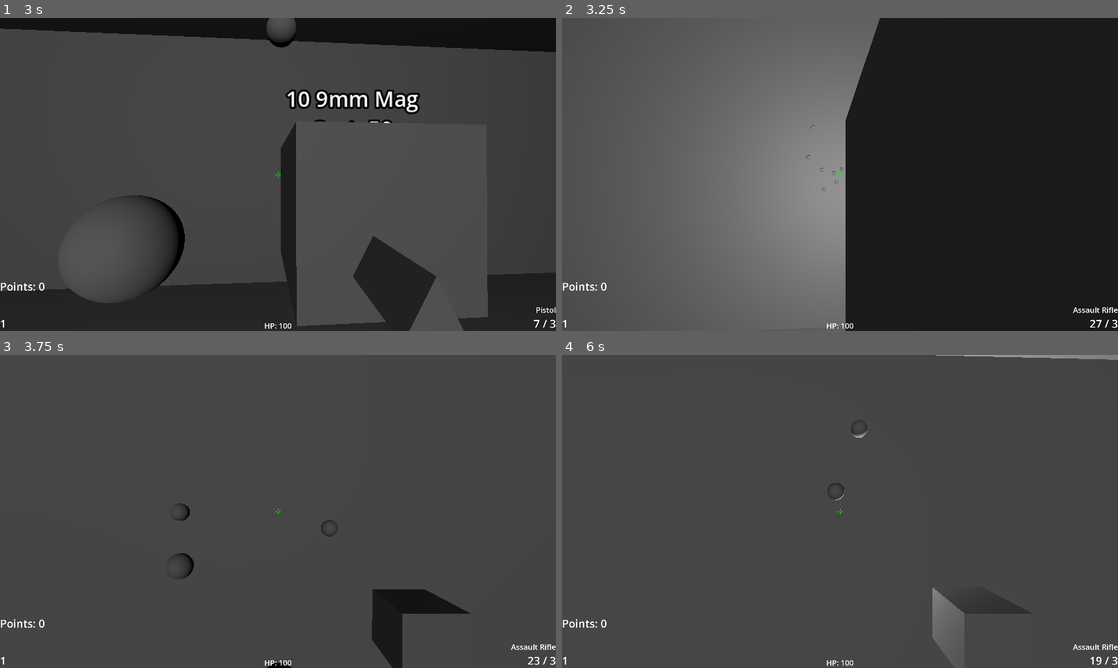
Above: before the commit, frames 1-4 (two rows, left to right).
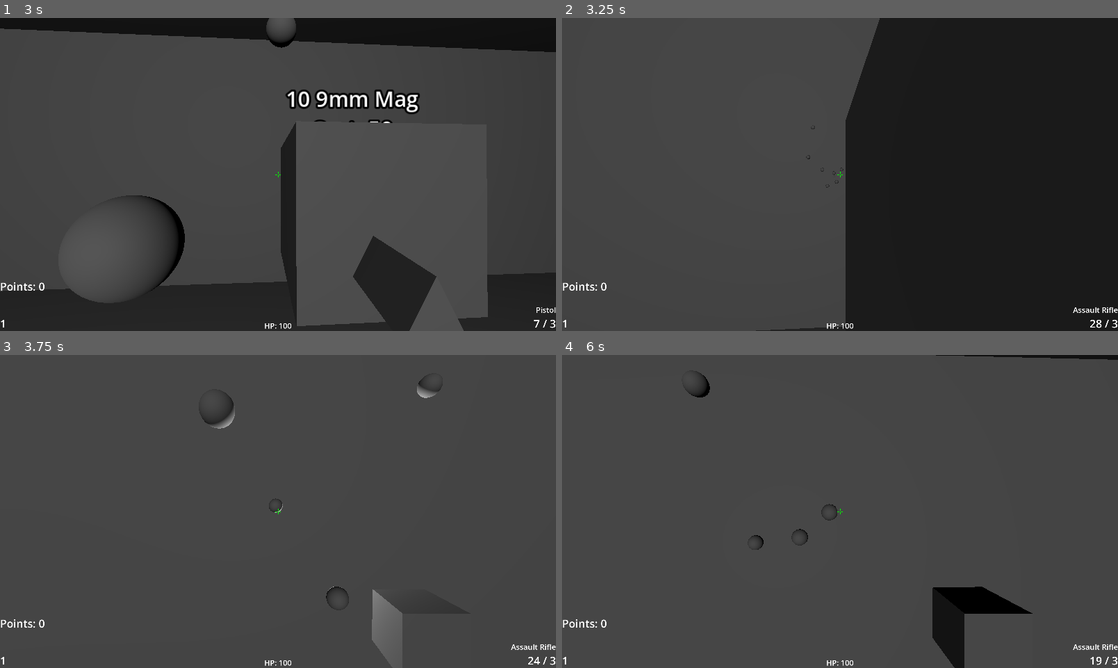
Above: after the commit, the same moments.

Repository: jarodarte/project-simba
Game: Godot game, scene res://game_start.tscn
Two runs of this game, one before a commit and one after it. Both use one fixed random seed, a clock stepped at 60 frames per second and the inputs below. Sound files missing from this copy of the repository are replaced by a short silence.
Inputs (mouse positions are in pixels of both pictures, inside the frame that each line leads up to):
- Up to frame 1 (3 s): click "Play" at 0.5 s; tap Enter at 1.25 s; move the mouse to (305, 174) at 1.27 s; hold Mouse wheel up (next_weapon) 1.28-2.03 s; hold W (forward) from 1.28 s (still down); click (305, 174) at 1.42 s; tap Space (jump) at 1.52, 2.27 s; tap Mouse wheel down (prev_weapon) at 1.55, 2.1 s; move the mouse to (250, 174) at 2.02 s; click (250, 174) at 2.3 s; move the mouse to (289, 168) at 2.77 s; press the mouse at (289, 168) at 2.78 s
- Up to frame 2 (3.25 s): keep holding W (forward); tap Mouse wheel up (next_weapon) at 3.05 s
- Up to frame 3 (3.75 s): keep holding W (forward); move the mouse to (272, 517) at 3.52 s; release the mouse at (272, 517) at 3.53 s; tap E (interact) at 3.6 s; click (272, 517) at 3.67 s
- Up to frame 4 (6 s): keep holding W (forward); tap Space (jump) at 3.77, 4.25, 4.52, 5.27 s; tap Mouse wheel down (prev_weapon) at 3.8, 5.1 s; move the mouse to (878, 514) at 4.27 s; hold Mouse wheel up (next_weapon) 4.28-5.03 s; click (878, 514) at 4.55 s; tap R (reload) at 4.9 s; move the mouse to (795, 508) at 5.02 s; tap Mouse wheel up (next_weapon) at 5.3 s; move the mouse to (845, 511) at 5.77 s; press the mouse at (845, 511) at 5.78 s

Frame 1 is identical in both runs. In frame 2, 31% of the frame differs, in the area x 15-98%, y 0-100%; in frame 3, 2.3%; in frame 4, 2.5%.

Commit message:
burst fire
add configuration of a burst fire mode in WeaponData

Diff:
--- a/WeaponData.gd
+++ b/WeaponData.gd
@@ -12,3 +12,5 @@
 @export var weapon_scene: PackedScene #weapon mesh
 @export var current_reserve_magazines = max_reserve_magazines
 @export var headshot_multiplier: float = 1.5
+@export var burst_count = 1
+@export var burst_delay = 0.1
--- a/enemy.gd
+++ b/enemy.gd
@@ -1,18 +1,19 @@
 extends CharacterBody3D
 
 const GRAVITY = 9.8
+
 var player: Node3D = null
 var health: float = 100.0
+var is_flashing: bool = false
 var death_sound = preload("res://Audio/minimize_001.ogg")
 var DamageTextScene = preload("res://damage_text.tscn")
+
 @export var SPEED = 2.0
 @export var head_collision_shape: CollisionShape3D
 @onready var nav_agent = $NavigationAgent3D
 @onready var damage_zone = $DamageZone
 @onready var mesh = $MeshInstance3D
 @onready var material = mesh.get_surface_override_material(0)
-
-var is_flashing: bool = false
 
 func _ready():
 	damage_zone.body_entered.connect(_on_body_entered)
--- a/player.gd
+++ b/player.gd
@@ -24,8 +24,6 @@
 var is_reloading: bool = false
 var runtime_weapons: Array[WeaponData] = []
 var current_weapon_node: Node3D
-
-# tracks the reload coroutine so we can invalidate it on weapon swap
 var _reload_id: int = 0
 
 func spawn_weapon():
@@ -35,30 +33,42 @@
 		current_weapon_node = current_weapon.weapon_scene.instantiate()
 		weapon_anchor.add_child(current_weapon_node)
 
+var _is_bursting: bool = false
+
 func fire_gun():
 	if current_weapon_node == null:
 		return
-
+	if _is_bursting:
+		return
+
+	_is_bursting = true
 	can_shoot = false
-	shoot_timer.start(current_weapon.fire_rate)
-
-	current_weapon.current_ammo -= 1
-	var audio = current_weapon_node.get_node_or_null("ShootSound")
-	if audio:
-		audio.play()
-	emit_weapon_stats()
-	flash.visible = true
-	get_tree().create_timer(0.05).timeout.connect(func(): flash.visible = false)
-
-	# raycast updates automatically — force_raycast_update() not needed
-	if raycast.is_colliding():
-		var effect = hit_effect_scene.instantiate()
-		get_tree().root.add_child(effect)
-		effect.global_position = raycast.get_collision_point()
-		effect.emitting = true
-		var collider = raycast.get_collider()
-		if collider and collider.is_in_group("enemy"):
-			collider.take_damage(current_weapon.damage, raycast)
+
+	for i in current_weapon.burst_count:
+		if current_weapon.current_ammo <= 0:
+			break
+
+		current_weapon.current_ammo -= 1
+
+		var audio = current_weapon_node.get_node_or_null("ShootSound")
+		if audio:
+			audio.play()
+
+		emit_weapon_stats()
+		flash.visible = true
+		get_tree().create_timer(0.05).timeout.connect(func(): flash.visible = false)
+
+		if raycast.is_colliding():
+			var effect = hit_effect_scene.instantiate()
+			get_tree().root.add_child(effect)
+			effect.global_position = raycast.get_collision_point()
+			effect.emitting = true
+			var collider = raycast.get_collider()
+			if collider and collider.is_in_group("enemy"):
+				collider.take_damage(current_weapon.damage, raycast)
+		await get_tree().create_timer(current_weapon.burst_delay).timeout
+	_is_bursting = false
+	shoot_timer.start(current_weapon.fire_rate)  # cooldown before next burst
 
 func reload():
 	if is_reloading:
@@ -96,6 +106,7 @@
 	current_weapon = runtime_weapons[weapon_index]
 	spawn_weapon()
 	emit_weapon_stats()
+	_is_bursting = false
 	can_shoot = true
 	shoot_timer.stop()
 	is_reloading = false
--- a/rifle.tres
+++ b/rifle.tres
@@ -14,4 +14,5 @@
 current_ammo = null
 weapon_scene = ExtResource("2_otrmw")
 current_reserve_magazines = null
+burst_count = 3
 metadata/_custom_type_script = "uid://usc4sl4sxcbl"
